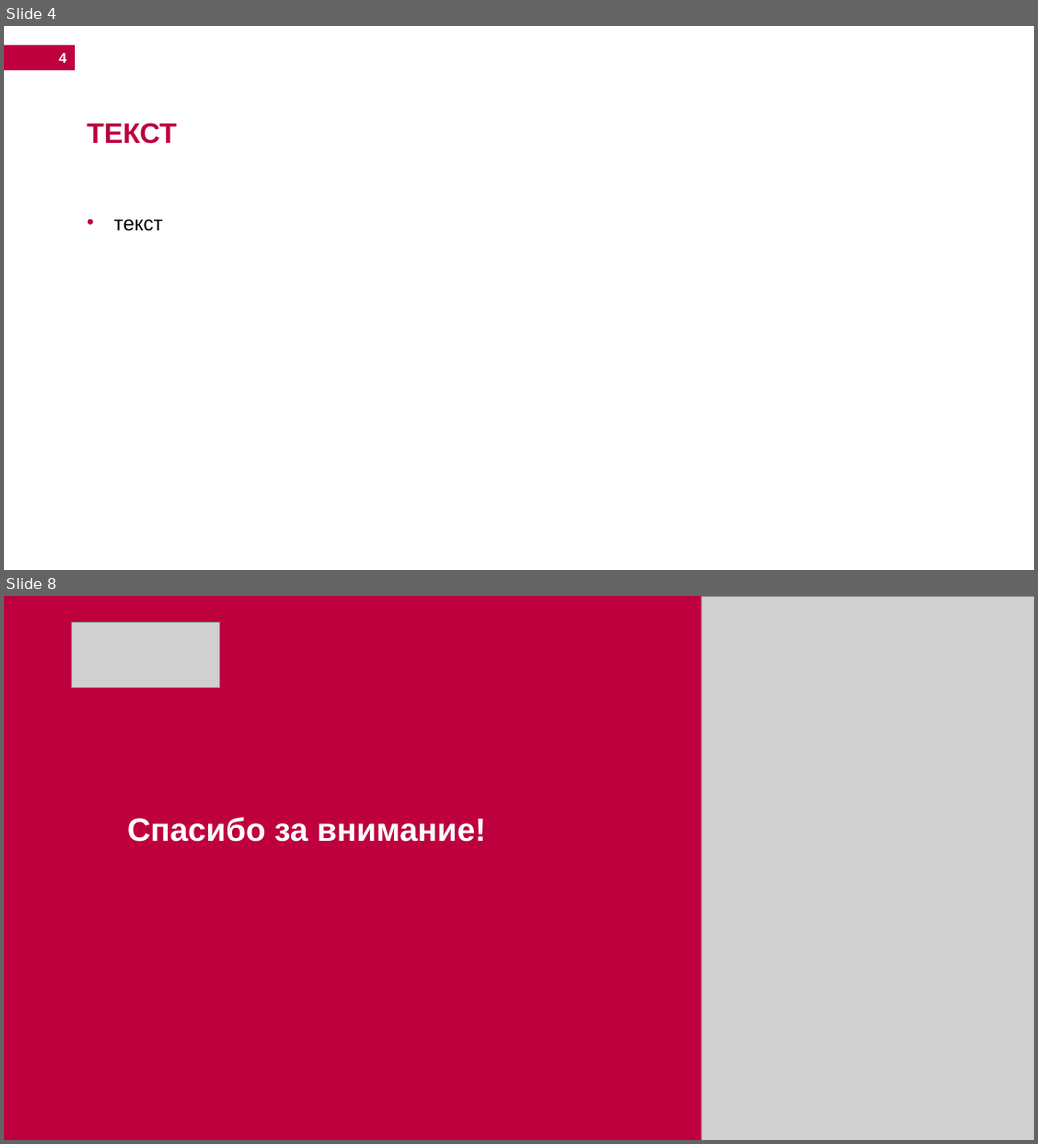
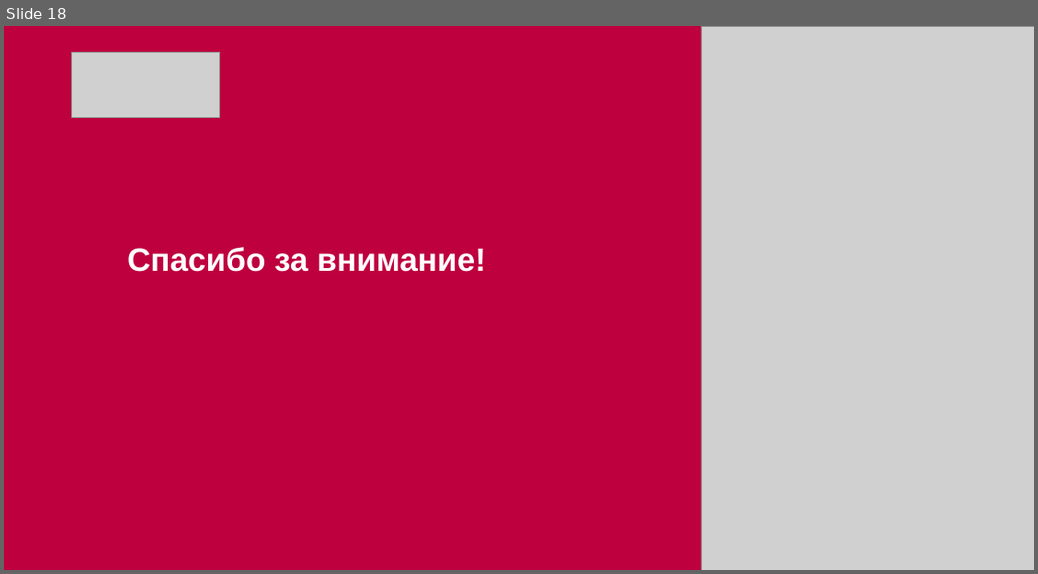
Before and after one commit to DmitriySokolov2023/study-summer-2026, a slide deck: 7 Основы национальной безопасности (Шехмаметьева Венера Алимовна)/Соколов Ик-731.pptx. Shown one above the other, each under a label of ours: slides 4 and 8 before the commit, slide 18 after it; the slides between them are not shown. The pictures are 1038x1144 and 1038x574 pixels, drawn with LibreOffice and Linux fonts; fonts in the diff are those of the drawing; grey boxes stand for pictures; background and template pictures are left out. Boxes give left, top, right and bottom in pixels: in the first picture for what was removed or moved away, otherwise in the second. Text is boxed around its words. In the diff, an @@ line names an element or a change of style, - is before the commit and + after.

```diff
--- a/7 Основы национальной безопасности (Шехмаметьева Венера Алимовна)/Соколов Ик-731.pptx
+++ b/7 Основы национальной безопасности (Шехмаметьева Венера Алимовна)/Соколов Ик-731.pptx
@@ slide 4 removed at (4,26,1034,570), background #FFFFFF @@
@@ rectangle removed at (4,45,75,70) @@
@@ page number removed at (59,53,67,63) @@
-4
@@ text removed at (87,123,177,144) @@
-ТЕКСТ
@@ text removed at (114,219,163,231) @@
-• текст
@@ what was slide 8 is now slide 18 @@
```
Also in this commit, not shown: 1 slide changed, 16 slides added, 5 other slides removed, 1 other file.
